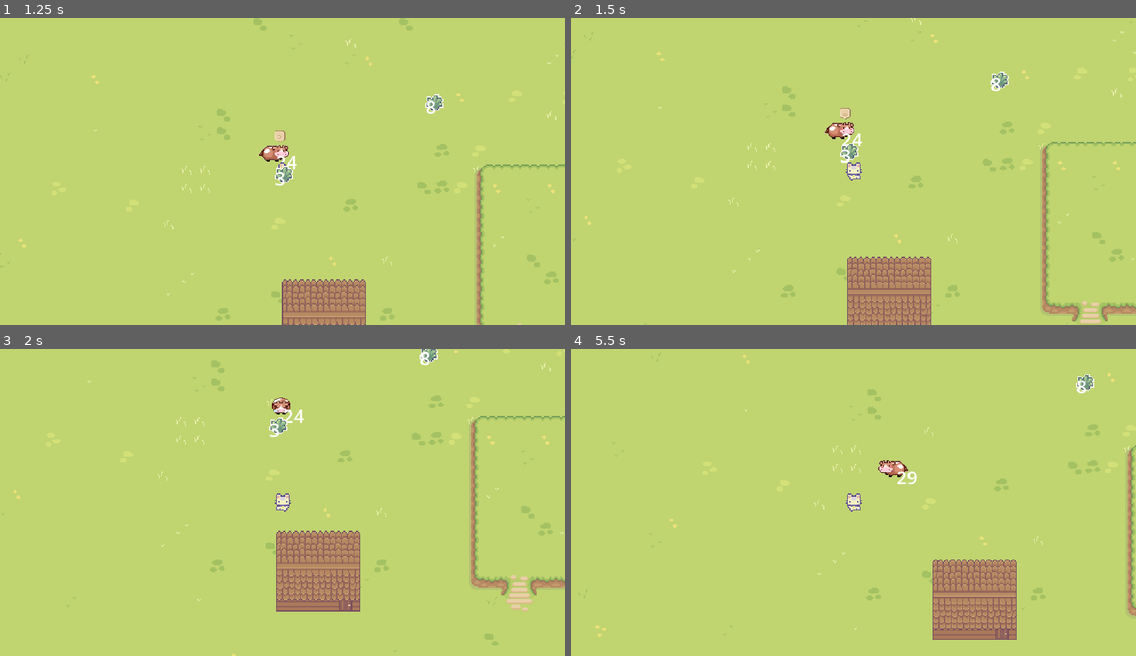
Above: before the commit, frames 1-4 (two rows, left to right).
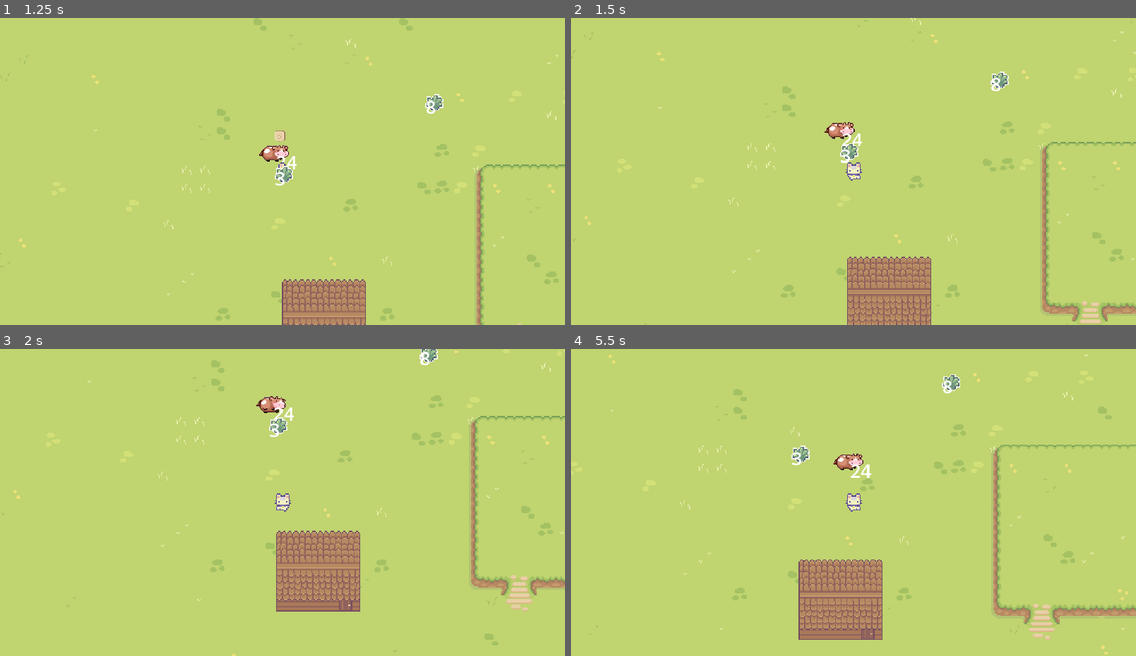
Above: after the commit, the same moments.

Repository: cncarey/GodotGameTest
Game: Godot game, scene res://Scene/main.tscn
Two runs of this game, one before a commit and one after it. Both use one fixed random seed, a clock stepped at 60 frames per second and the inputs below.
Inputs:
- Up to frame 1 (1.25 s): tap Enter at 0.5 s; hold Right (right) from 0.53 s (still down); tap Space (select) at 0.6 s
- Up to frame 2 (1.5 s): release Right (right) at 1.28 s; hold Down (down) from 1.28 s (still down); tap Space (select) at 1.35 s
- Up to frame 3 (2 s): keep holding Down (down)
- Up to frame 4 (5.5 s): release Down (down) at 2.03 s; hold Right (right) 2.03-2.78 s; tap Space (select) every 0.75 s from 2.1 to 5.1 s; hold Up (up) 2.78-3.53 s; hold Left (left) 3.53-5.03 s; hold Down (down) from 5.03 s (still down)

Frame 1 is identical in both runs. In frame 2, less than 0.1% of the frame differs, in the area x 44-51%, y 29-41%; in frame 3, 0.3%; in frame 4, 12%, in the area x 1-100%, y 1-100%.

Commit message:
#2 made the cow follow smoother
#2 made the cow follow smoother

Diff:
--- a/TG_Gdot/Characters/Animals/cow.gd
+++ b/TG_Gdot/Characters/Animals/cow.gd
@@ -57,7 +57,7 @@
 		velocity = moveDirection * moveSpeed
 		move_and_slide()
 	if currentState == CowState.Follow:
-		follow()
+		follow(delta)
 		pass # add functionaity to follow the player
 
 
@@ -141,30 +141,35 @@
 			isTouching = false
 	pass # Replace with function body.
 
-var followSpeed = 300
-var followDistance = 50
+var FarFollowSpeed = 55
+var CloseFollowSpeed = 25
+var followDistance = 25
 var followStopDistance = 70
 var whatToFollow = null
 
 func startFollow(newWhatToFollow):
 	whatToFollow = newWhatToFollow
 	currentState = CowState.Follow
-	follow()
 
 func stopFollow():
 	whatToFollow = null
 	currentState = CowState.Idle
 	pickNewState()
 
-func follow():
+func follow(delta):
 	if(whatToFollow && self.position.distance_to(whatToFollow.position) > followDistance):
+		touchIndicator.visible = false
+
 		var distance = Vector2(whatToFollow.position - self.position )
 		pickNewState()
-		self.velocity = followSpeed * distance.normalized()
+
+		var curFollowSpeed = FarFollowSpeed if (self.position.distance_to(whatToFollow.position) > followDistance * 2) else CloseFollowSpeed
+		var desiredVelocity = curFollowSpeed * distance.normalized()
 		if  distance.x < 0 :
 			sprite.flip_h = true
 		elif distance.x > 0:
 			sprite.flip_h = false
 
-		touchIndicator.visible = false
+		var steering = (desiredVelocity - velocity) * delta *2.5
+		velocity += steering
 		move_and_slide()
